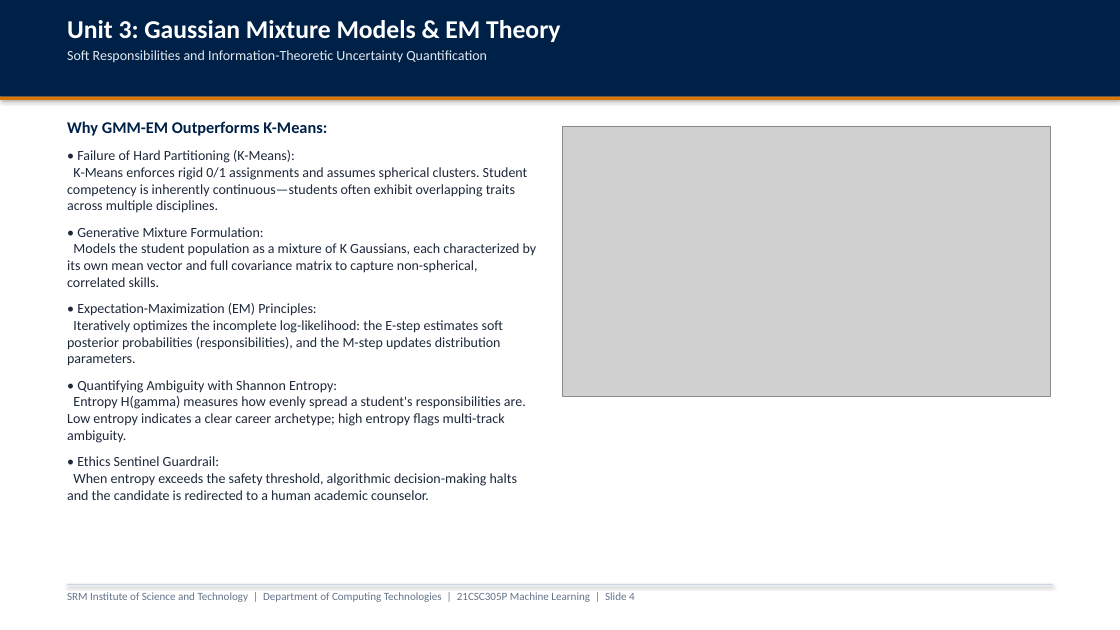
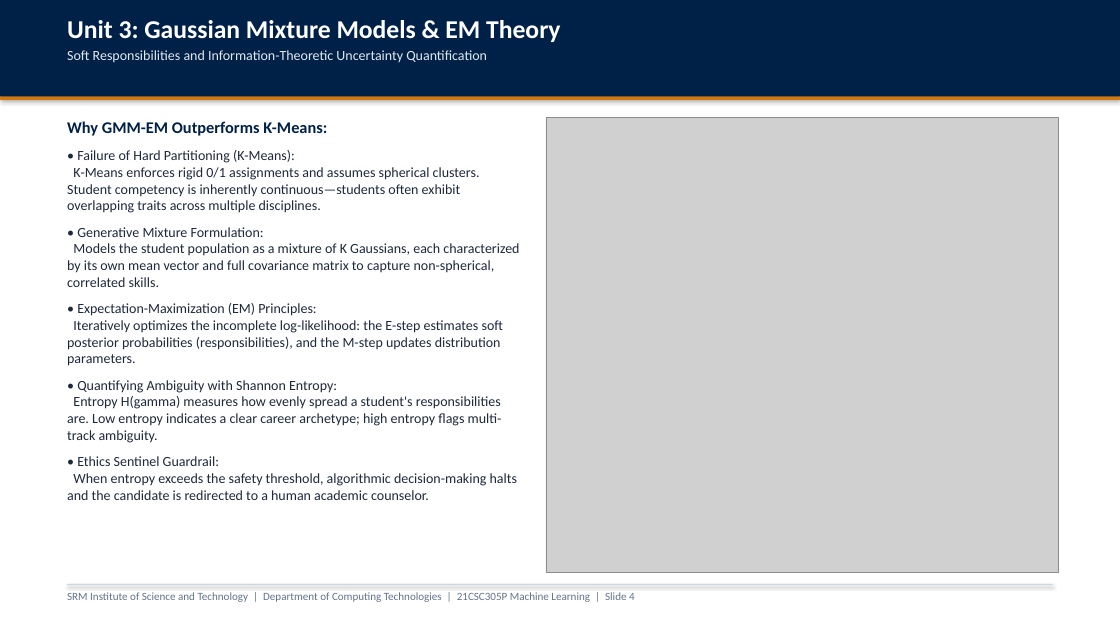
Before and after one commit to parth2024-tech/SRM-21CSC305P-Machine-Learning-Career-Guidance-Debate-Agent, a slide deck: slide 4 of presentation_unit3_unit4_unit5.pptx. Drawn at 1120x630 pixels with LibreOffice and Linux fonts; fonts in the diff are those of the drawing; grey boxes stand for pictures. Boxes give left, top, right and bottom in pixels: in the first picture for what was removed or moved away, otherwise in the second. Text is boxed around its words. In the diff, an @@ line names an element or a change of style, - is before the commit and + after.

Commit message:
feat(presentation): resize and re-layout graphs across all slides to eliminate empty space

```diff
--- a/presentation_unit3_unit4_unit5.pptx
+++ b/presentation_unit3_unit4_unit5.pptx
@@ text "Why GMM-EM Outperforms K-Means:" rewrapped from [67,121,537,500] to [67,121,519,500] @@
@@ picture: place and size @@
-picture at [563,126,1050,397]
+picture at [546,118,1059,572]
```
Also in this commit, not shown: 8 other slides changed, 13 other files.
